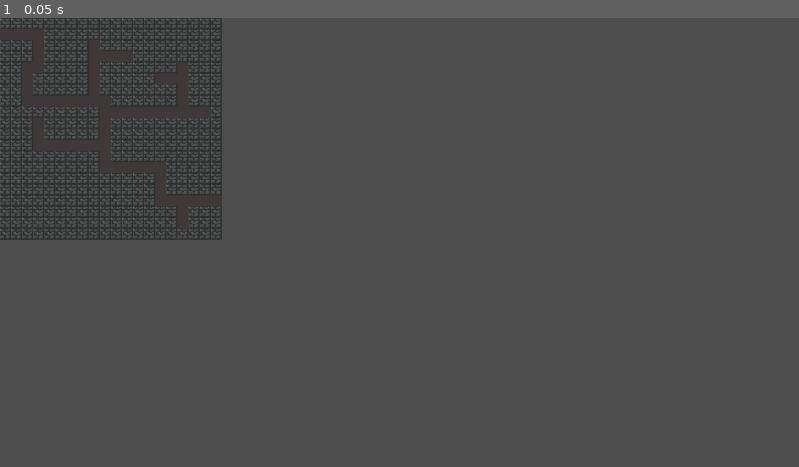
Above: before the commit, frame 1.
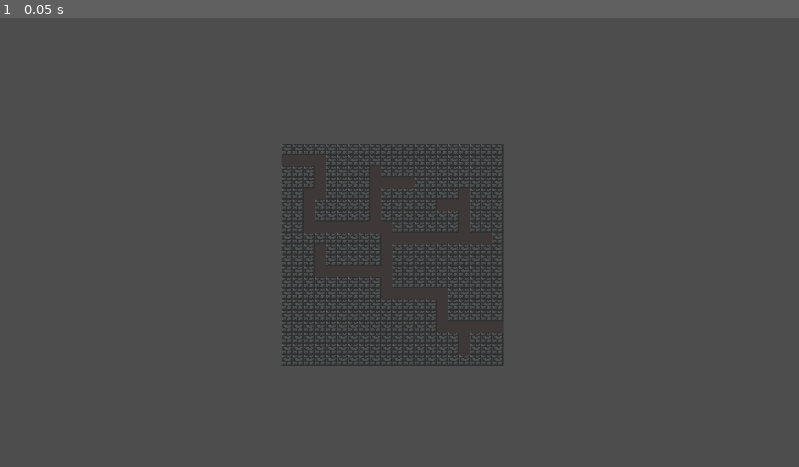
Above: after the commit, the same moment.

Repository: RomanHlt/gameJamInsash
Game: Godot game, scene res://Nodes/map.tscn
The game is run twice, just before and just after one commit, with the same random seed, the same clock (stepped at 60 frames per second) and the same inputs. This scene is started directly instead of the project's main scene. The engine's default icon, where the game draws it, is replaced by a stand-in: a white triangle on a blue panel in a dark square.
Inputs:
- Up to frame 1 (0.05 s): no input

The runs differ from the first frame. In frame 1, 9.3% of the frame differs, in the area x 0-63%, y 0-78%.

Commit message:
centrage de mini map

Diff:
--- a/Nodes/map.tscn
+++ b/Nodes/map.tscn
@@ -2,10 +2,9 @@
 
 [ext_resource type="Script" uid="uid://bkbprkkxp3nd4" path="res://Nodes/map.gd" id="1_04a3l"]
 [ext_resource type="PackedScene" uid="uid://qvnpoeahj1kn" path="res://Nodes/player.tscn" id="2_87ea5"]
-[ext_resource type="Script" uid="uid://dttj2mme7lrd7" path="res://Nodes/minimap.gd" id="3_mb55k"]
-[ext_resource type="Texture2D" uid="uid://1k5dfik28vey" path="res://TexturePack/DungeonAssets/dungeonSpritePack.png" id="3_w0csw"]
 [ext_resource type="Texture2D" uid="uid://b8mux0pkvkhw1" path="res://TexturePack/DungeonAssets/dungeonSpritePack_Divided/walls1.png" id="2_w0csw"]
 [ext_resource type="Texture2D" uid="uid://bsrqosgp7yuec" path="res://TexturePack/DungeonAssets/dungeonSpritePack_Divided/walls2.png" id="3_u6qu4"]
+[ext_resource type="Texture2D" uid="uid://1k5dfik28vey" path="res://TexturePack/DungeonAssets/dungeonSpritePack.png" id="3_w0csw"]
 
 [sub_resource type="TileSetAtlasSource" id="TileSetAtlasSource_rb5ux"]
 texture = ExtResource("2_w0csw")
@@ -176,22 +175,45 @@
 [sub_resource type="TileSet" id="TileSet_u6qu4"]
 sources/2 = SubResource("TileSetAtlasSource_u6qu4")
 
+[sub_resource type="GDScript" id="GDScript_u6qu4"]
+script/source = "extends TileMapLayer
+
+#@export var map:Node2D;
+
+const Tile_Wall = Vector2i(0,0)
+const Tile_Floor = Vector2i(1,0)
+
+# Called when the node enters the scene tree for the first time.
+func _ready() -> void:
+	var map = get_parent().get_parent()
+	var carte = map.plan
+
+	for ligne in range (len(carte)):
+		for colonne in range (len(carte[ligne])):
+			var cell = Vector2i(colonne,ligne)
+			if carte[ligne][colonne] == 0:
+				set_cell(cell, 2, Tile_Wall)
+			else:
+				set_cell(cell, 2, Tile_Floor)
+"
+
 [node name="Map" type="Node2D" unique_id=351992275 node_paths=PackedStringArray("player", "tile_map_layer")]
 script = ExtResource("1_04a3l")
 player = NodePath("Player")
 tile_map_layer = NodePath("View")
 
 [node name="View" type="TileMapLayer" parent="." unique_id=2137947566]
+visible = false
 texture_filter = 1
 tile_map_data = PackedByteArray("AAAAAAAAAAAAAAEAAAABAAAAAAAAAAEAAAACAAAAAAAAAAEAAAADAAAAAAAAAAEAAAAEAAAAAAAAAAEAAAAFAA …(240 unchanged characters)…
 tile_set = SubResource("TileSet_whqwa")
 
 [node name="Player" parent="." unique_id=1444893851 instance=ExtResource("2_87ea5")]
-
-[node name="CanvasLayer" type="CanvasLayer" parent="." unique_id=1819207978]
-
-[node name="TileMapLayer" type="TileMapLayer" parent="CanvasLayer" unique_id=1705811350]
+visible = false
+
+[node name="Minimap" type="CanvasLayer" parent="." unique_id=1819207978]
+
+[node name="GenerationMiniMap" type="TileMapLayer" parent="Minimap" unique_id=1705811350]
+position = Vector2(406, 182)
 tile_set = SubResource("TileSet_u6qu4")
-script = ExtResource("3_mb55k")
-
-[node name="Node2D" type="Node2D" parent="CanvasLayer" unique_id=909726054]
+script = SubResource("GDScript_u6qu4")
--- a/Nodes/minimap.gd
+++ /dev/null
@@ -1,19 +0,0 @@
-extends TileMapLayer
-
-#@export var map:Node2D;
-
-const Tile_Wall = Vector2i(0,0)
-const Tile_Floor = Vector2i(1,0)
-
-# Called when the node enters the scene tree for the first time.
-func _ready() -> void:
-	var map = get_parent().get_parent()
-	var carte = map.plan
-
-	for ligne in range (len(carte)):
-		for colonne in range (len(carte[ligne])):
-			var cell = Vector2i(colonne,ligne)
-			if carte[ligne][colonne] == 0:
-				set_cell(cell, 2, Tile_Wall)
-			else:
-				set_cell(cell, 2, Tile_Floor)
Empty file added: Nodes/AffichageCarte.gd
Not shown, added: Nodes/AffichageCarte.gd.uid
Not shown, removed: Nodes/minimap.gd.uid
